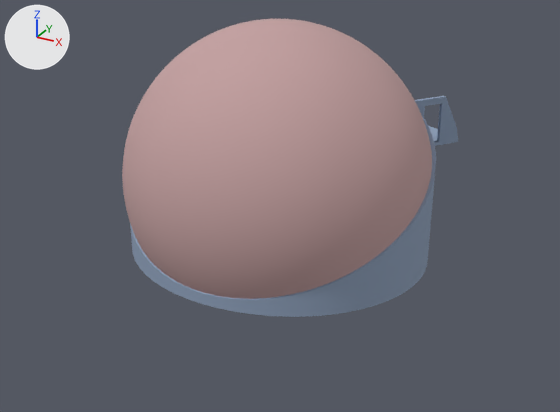
The glTF model assets/models/wisdome.glb, before and after one commit.
Rendered twice from a 50 mm camera at (17.3, -32.1, 17.7) aimed at (0.6, -1.8, 2.6). Every picture has the same lights, and +X, +Y and +Z are marked at upper left. Mesh edges are drawn as thin lines on the coarser meshes. Where no turn or scale is listed for an object, it has been applied to the vertices.

In view in the first picture: 'Main', 'Screen'.
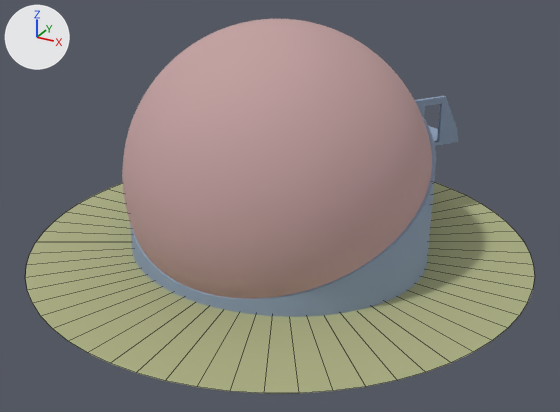
What differs and where, as boxes (x1, y1, x2, y2) in the pictures (560 x 412 px):
'Floor', added: after (25, 182, 535, 393)

Edits to the bpy script that builds the scene:
```text
Add mat_floor:
    mat_floor = principled_material('Floor')
    mat_floor.base_color = (0.418, 0.439, 0.23)  # yellow #adb184
    mat_floor.roughness = 0.9
Add me_mesh_003:
    me_mesh_003.from_pydata(...)  # 63 vertices, 62 faces; spans x -12.5..12.5, y -12.5..12.5, z 0.0
    me_mesh_003.materials.append(mat_floor)  # yellow #adb184
Add ob_floor:
    ob_floor = bpy.data.objects.new('Floor', me_mesh_003)
    ob_floor.location = (0.0, -0.64, 0.0)
```
